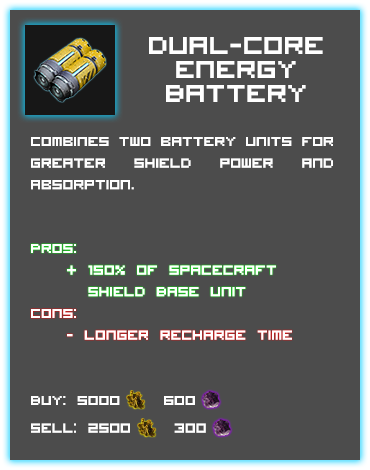
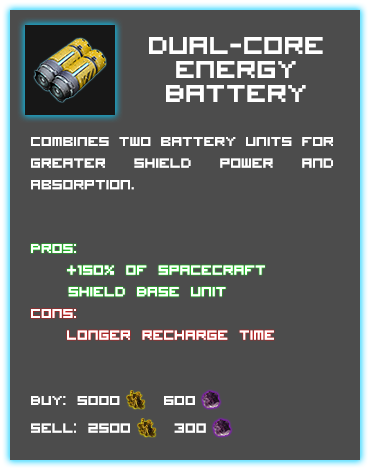
Layer changes from the first 370px x 470px image to the second:
renamed "Cons: - longer recharge time" to "Cons: longer recharge time", painted on it over box(66, 329, 292, 340)
renamed "Pros: + 150% of spacecraft Shield Base unit" to "Pros: +150% of spacecraft Shield Base unit", painted on it over box(67, 264, 276, 297)
